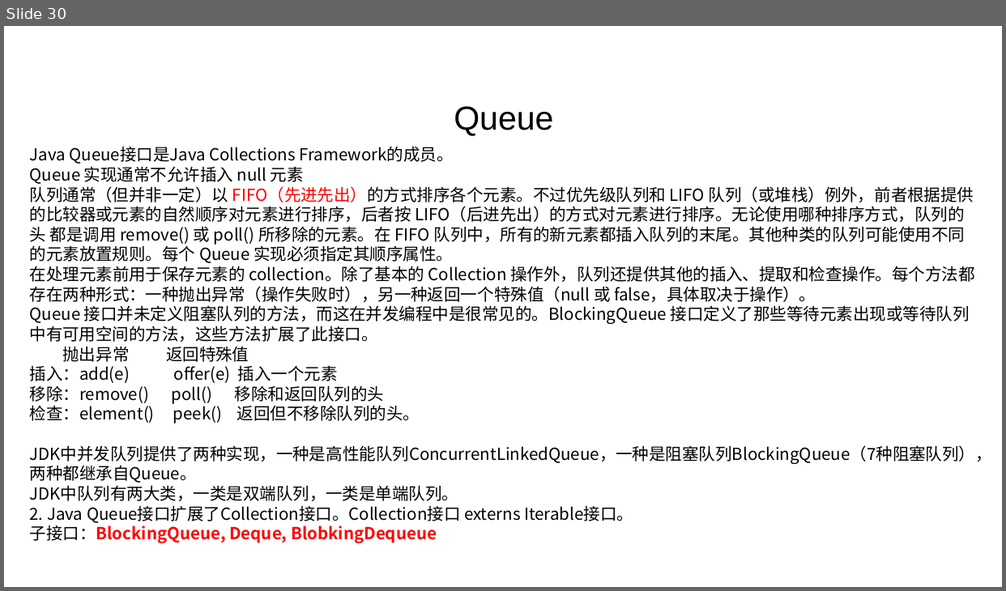
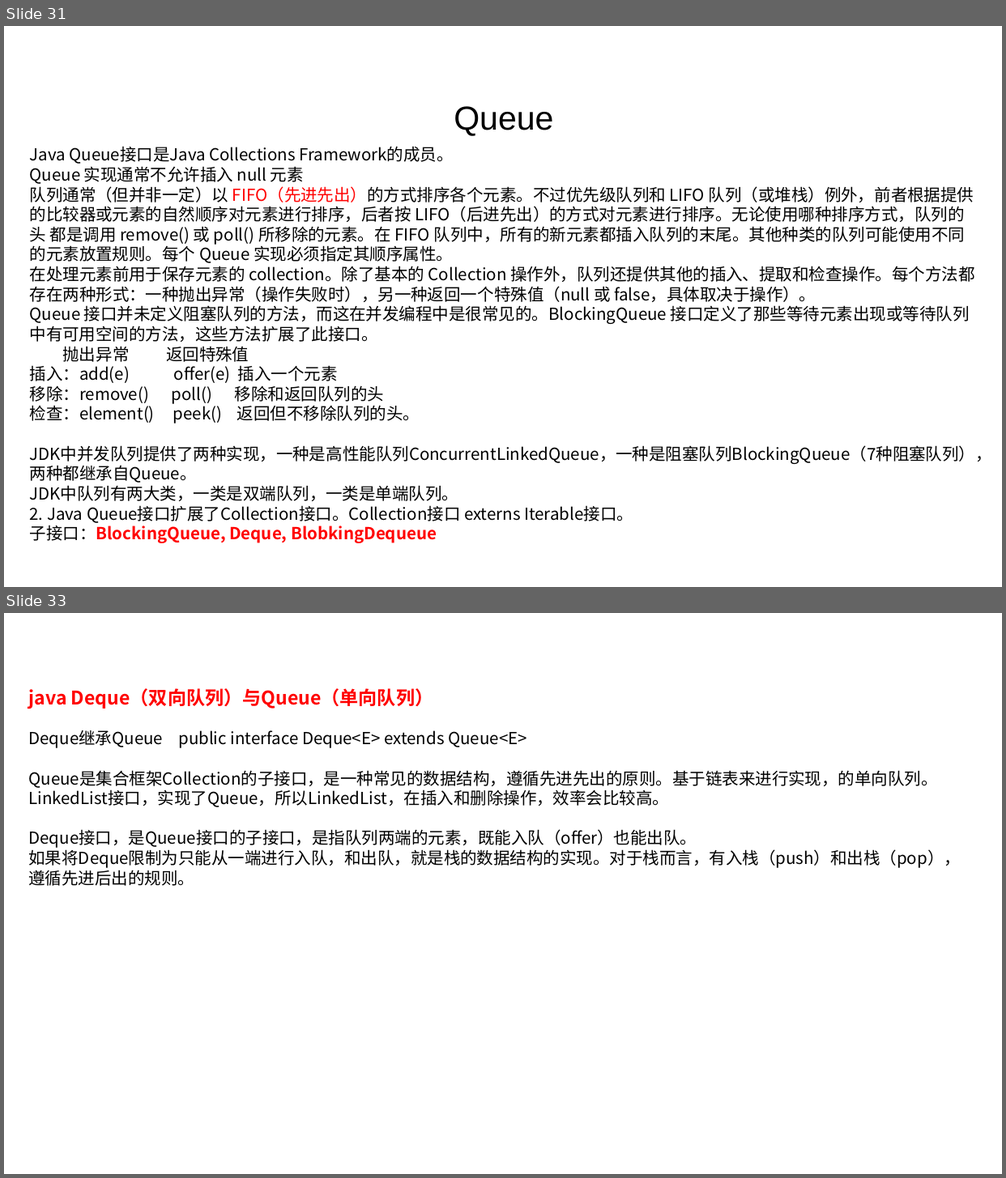
Before and after one commit to linkknown/PPT, a slide deck: 基础PPT/第7章：Java集合操作.pptx. Shown one above the other, each under a label of ours: slide 30 before the commit, slides 31 and 33 after it; the slides between them are not shown. The pictures are 1006x591 and 1006x1178 pixels, drawn with LibreOffice and Linux fonts; fonts in the diff are those of the drawing; background and template pictures are left out. Boxes give left, top, right and bottom in pixels: in the first picture for what was removed or moved away, otherwise in the second. Text is boxed around its words. In the diff, an @@ line names an element or a change of style, - is before the commit and + after.

```diff
--- a/基础PPT/第7章：Java集合操作.pptx
+++ b/基础PPT/第7章：Java集合操作.pptx
@@ slide 33 added at <box>4,613,1002,1174</box>, background picture (left out) @@
@@ text added at <box>29,688,961,886</box>, 16 pt, text #000000 @@
+java Deque（双向队列）与Queue（单向队列）
+Deque继承Queue public interface Deque<E> extends Queue<E>
+Queue是集合框架Collection的子接口，是一种常见的数据结构，遵循先进先出的原则。基于链表来进行实现，的单向队列。LinkedList接口，实现了Queue，所以LinkedList，在插入和删除操作，效率会比较高。
+Deque接口，是Queue接口的子接口，是指队列两端的元素，既能入队（offer）也能出队。
+如果将Deque限制为只能从一端进行入队，和出队，就是栈的数据结构的实现。对于栈而言，有入栈（push）和出栈（pop），遵循先进后出的规则。
@@ what was slide 30 is now slide 31 @@
```
Also in this commit, not shown: 5 slides changed, 1 other slide added, 1 other file.
